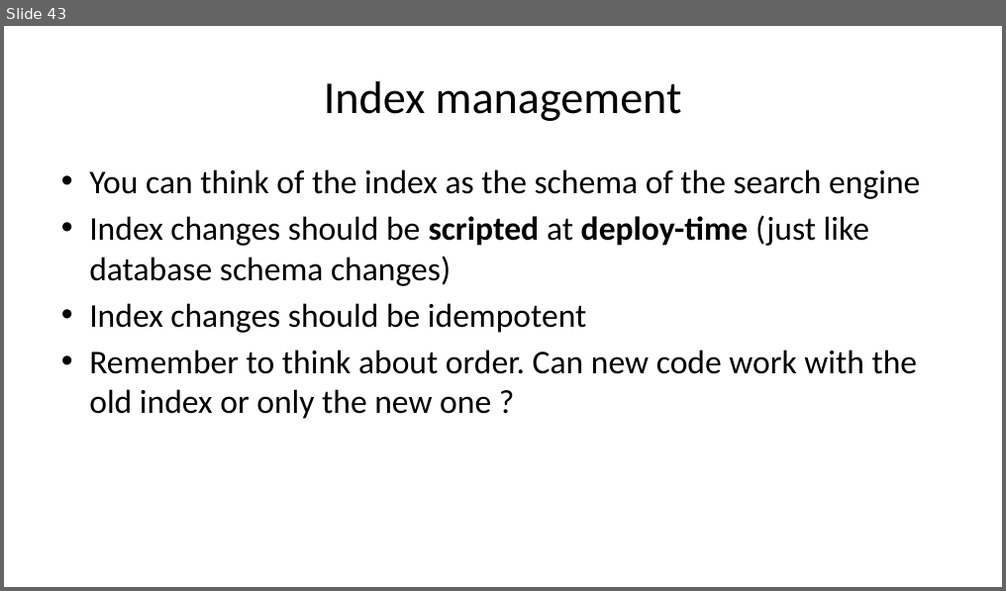
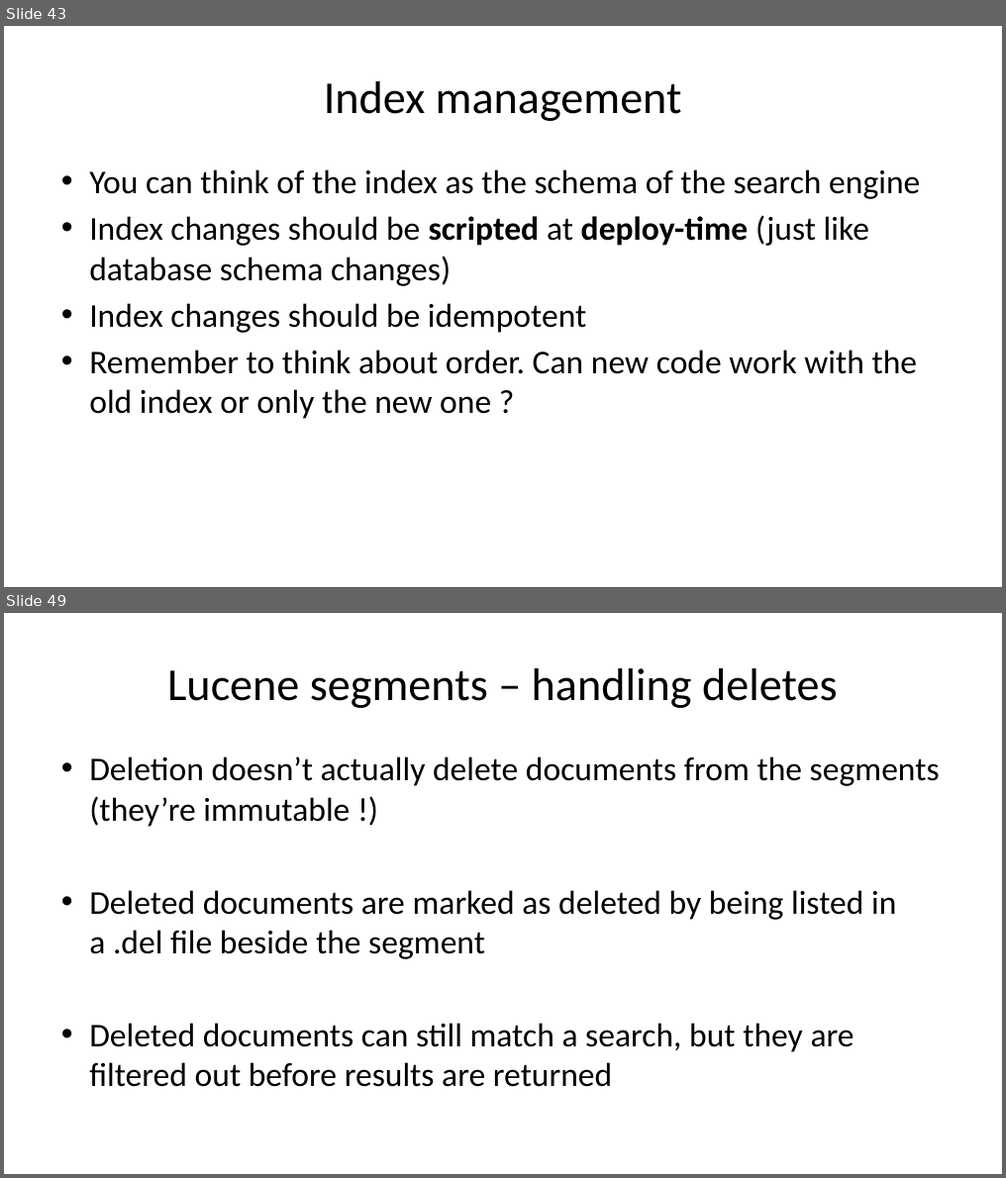
Before and after one commit to driis/ElasticTalk, a slide deck: ElasticSearch Presentation.pptx. Shown one above the other, each under a label of ours: slide 43 before the commit, slides 43 and 49 after it; the slides between them are not shown. The pictures are 1006x591 and 1006x1178 pixels, drawn with LibreOffice and Linux fonts; fonts in the diff are those of the drawing. Boxes give left, top, right and bottom in pixels: in the first picture for what was removed or moved away, otherwise in the second. Text is boxed around its words. In the diff, an @@ line names an element or a change of style, - is before the commit and + after.

```diff
--- a/ElasticSearch Presentation.pptx
+++ b/ElasticSearch Presentation.pptx
@@ slide 49 added at bbox=[4, 613, 1002, 1174], background #FFFFFF @@
@@ title added at bbox=[167, 668, 838, 708], 44 pt, text #000000 @@
+Lucene segments – handling deletes
@@ text added at bbox=[89, 757, 940, 1087], 32 pt, text #000000 @@
+• Deletion doesn’t actually delete documents from the segments (they’re immutable !)
+• Deleted documents are marked as deleted by being listed in a .del file beside the segment
+• Deleted documents can still match a search, but they are filtered out before results are returned
```
Also in this commit, not shown: 6 slides changed, 31 other slides added, 1 slide removed.
